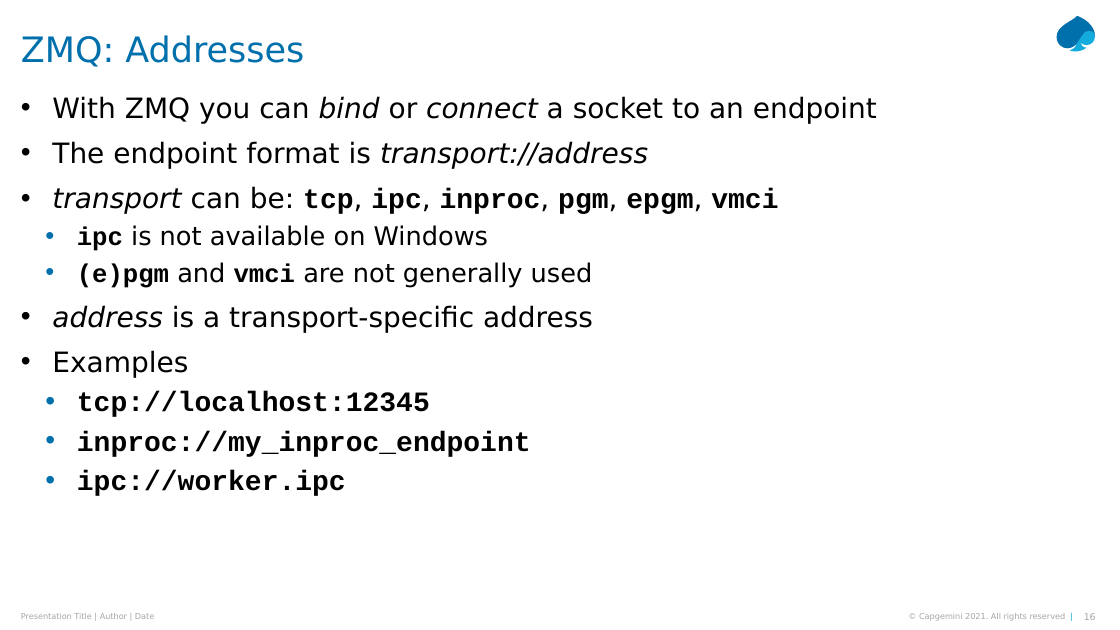
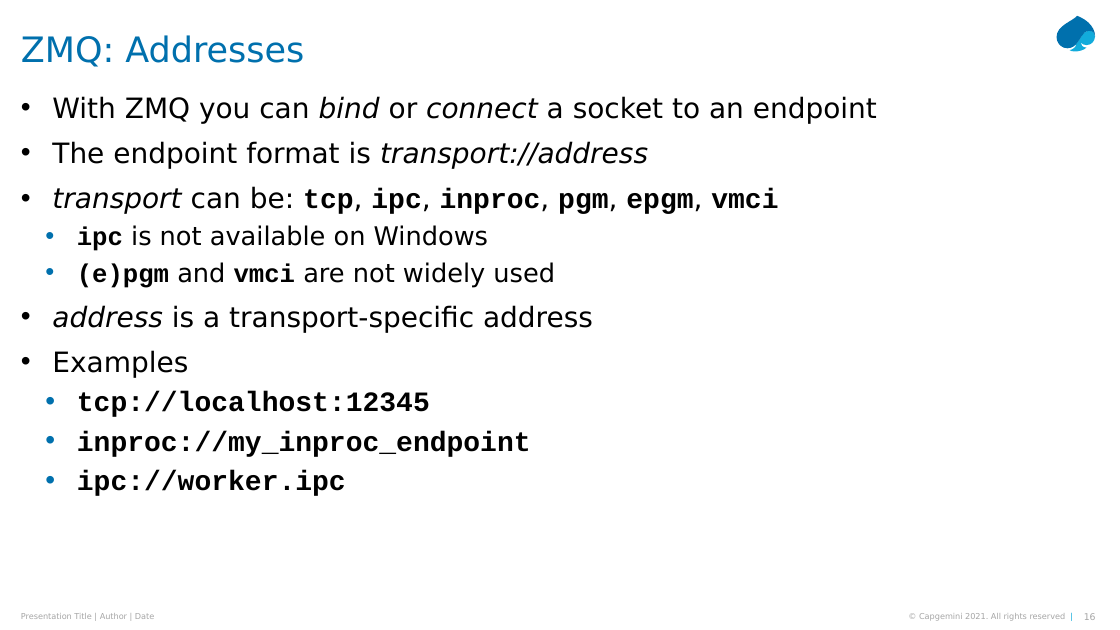
Before and after one commit to Python-Masterclass/Networking, a slide deck: slide 16 of Masterclass-7-Networking.pptx. Drawn at 1120x630 pixels with LibreOffice and Linux fonts; fonts in the diff are those of the drawing. Boxes give left, top, right and bottom in pixels: in the first picture for what was removed or moved away, otherwise in the second. Text is boxed around its words. In the diff, an @@ line names an element or a change of style, - is before the commit and + after.

```diff
--- a/Masterclass-7-Networking.pptx
+++ b/Masterclass-7-Networking.pptx
@@ text at box(77, 262, 555, 288): text changed @@
-  • (e)pgm and vmci are not generally used
+  • (e)pgm and vmci are not widely used
```
Also in this commit, not shown: 5 other slides changed, 13 slides added, 70 slides removed, 3 other files.
